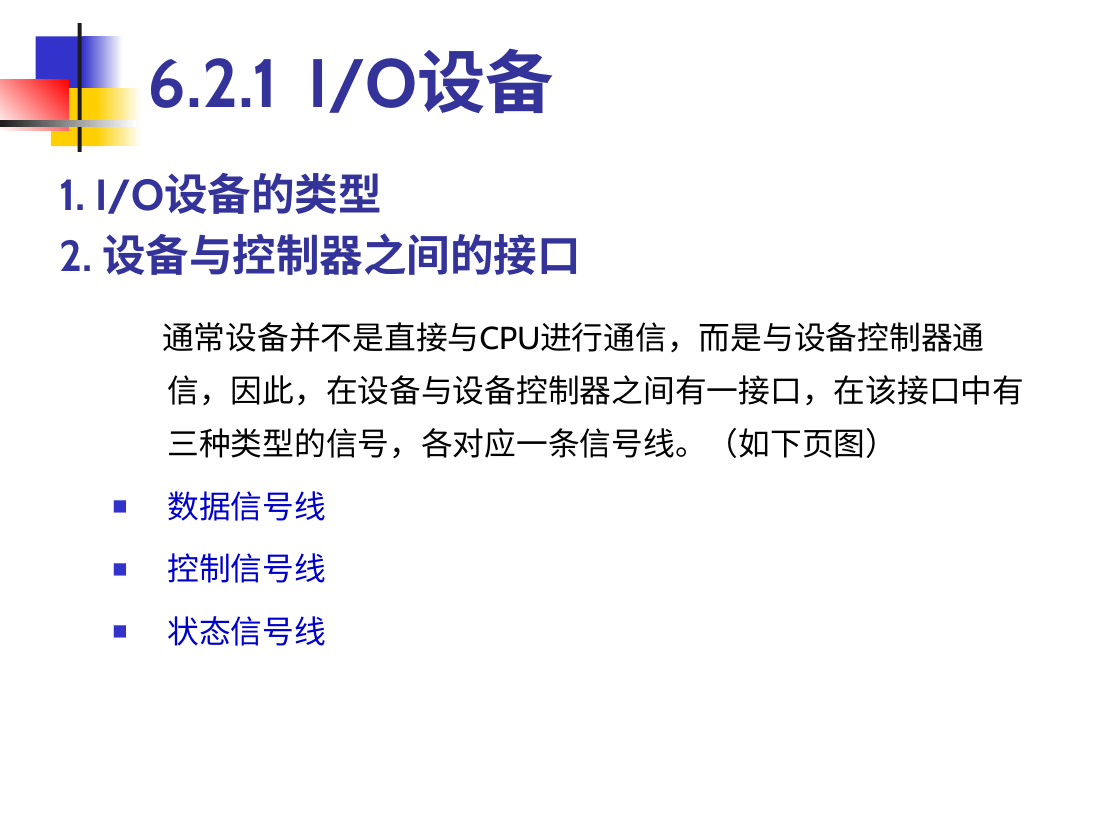
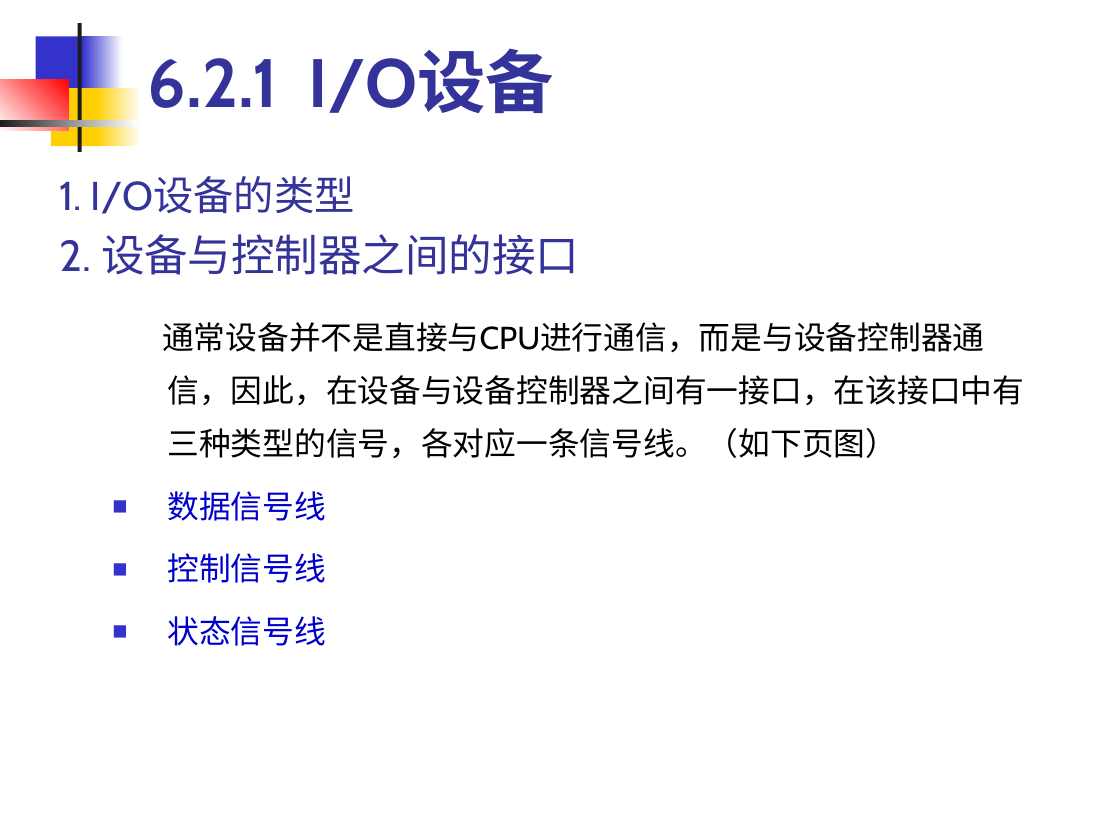
Before and after one commit to edu2act/course-OS, a slide deck: slide 12 of materials/slides/OS_Chap 6.ppt. Drawn at 1120x840 pixels with LibreOffice and Linux fonts; fonts in the diff are those of the drawing. Boxes give left, top, right and bottom in pixels: in the first picture for what was removed or moved away, otherwise in the second. Text is boxed around its words. In the diff, an @@ line names an element or a change of style, - is before the commit and + after.

```diff
--- a/materials/slides/OS_Chap 6.ppt
+++ b/materials/slides/OS_Chap 6.ppt
@@ text "1. I/O设备的类型" at <box>59,176,355,214</box>: size 28 to 25.9 pt, bold off; line spacing 1 to 0.9 @@
@@ title "2. 设备与控制器之间的接口" at <box>60,234,579,275</box>: bold off @@
```
Also in this commit, not shown: 29 other slides changed, 3 other files.
